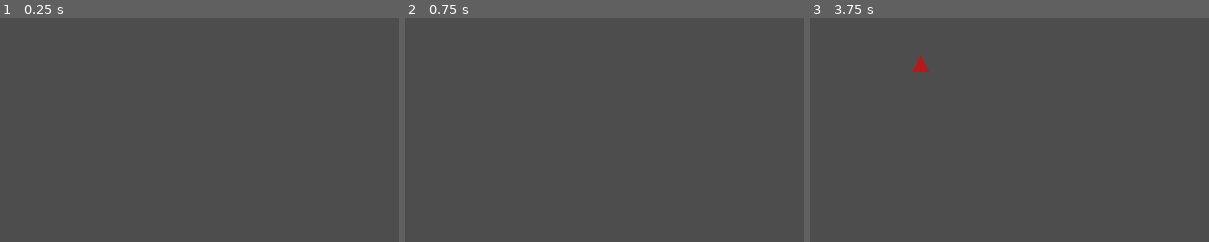
Above: before the commit, frames 1-3 (left to right).
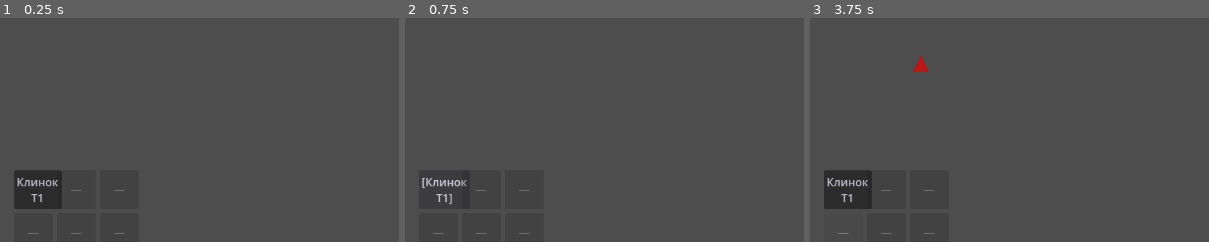
Above: after the commit, the same moments.

Repository: leblab000-max/ashbound
Game: Godot game, scene res://scenes/Main.tscn
The game is run twice, just before and just after one commit, with the same random seed, the same clock (stepped at 60 frames per second) and the same inputs.
Inputs (mouse positions are % of the whole screen's width and height, from its top left):
- Up to frame 1 (0.25 s): no input
- Up to frame 2 (0.75 s): click (5, 83) at 0.5 s, where only the run after the commit has a clickable "Клинок T1"
- Up to frame 3 (3.75 s): click (5, 83) at 1.25 s, where only the run after the commit has a clickable "[Клинок T1]"; click (10, 83) at 2 s, where only the run after the commit has a clickable "—"; click (15, 83) at 2.75 s, where only the run after the commit has a clickable "—"; click (4, 93) at 3.5 s, where only the run after the commit has a clickable "—"
The pictures show only the part of the screen within x 0-50%, y 45-95%; the shares and areas given below are measured in that part.

The runs differ from the first frame. In frame 1, 2.0% of the frame differs, in the area x 3-32%, y 67-97%; in frame 2, 0.3%; in frame 3, 2.0%.

Commit message:
Phase 2: weapon inventory, drops, click-swap merge

Diff:
--- a/scenes/Main.tscn
+++ b/scenes/Main.tscn
@@ -1,8 +1,9 @@
-[gd_scene load_steps=4 format=3]
+[gd_scene load_steps=5 format=3]
 
 [ext_resource type="Script" path="res://scripts/Main.gd" id="1"]
 [ext_resource type="PackedScene" path="res://scenes/Player.tscn" id="2"]
 [ext_resource type="PackedScene" path="res://scenes/EnemySpawner.tscn" id="3"]
+[ext_resource type="Script" path="res://scripts/InventoryUI.gd" id="4"]
 
 [node name="Main" type="Node2D"]
 script = ExtResource("1")
@@ -21,3 +22,14 @@
 max_value = 100.0
 value = 100.0
 show_percentage = false
+
+[node name="Inventory" type="Control" parent="HUD"]
+anchor_left = 0.0
+anchor_top = 1.0
+anchor_right = 0.0
+anchor_bottom = 1.0
+offset_left = 20.0
+offset_top = -138.0
+offset_right = 200.0
+offset_bottom = -20.0
+script = ExtResource("4")
--- /dev/null
+++ b/scenes/WeaponPickup.tscn
@@ -0,0 +1,17 @@
+[gd_scene load_steps=3 format=3]
+
+[ext_resource type="Script" path="res://scripts/WeaponPickup.gd" id="1"]
+
+[sub_resource type="CircleShape2D" id="1"]
+radius = 9.0
+
+[node name="WeaponPickup" type="Area2D"]
+script = ExtResource("1")
+
+[node name="Visual" type="Polygon2D" parent="."]
+polygon = PackedVector2Array(0, -9, 9, 0, 0, 9, -9, 0)
+
+[node name="CollisionShape2D" type="CollisionShape2D" parent="."]
+shape = SubResource("1")
+
+[connection signal="body_entered" from="." to="." method="_on_body_entered"]
--- a/scripts/Enemy.gd
+++ b/scripts/Enemy.gd
@@ -1,13 +1,17 @@
 extends CharacterBody2D
 
 ## Враг: идёт напрямую к игроку, при контакте наносит урон раз в contact_interval
-## секунд, умирает когда health опускается до нуля (урон наносит Bullet.gd).
+## секунд. При смерти с шансом drop_chance роняет предмет оружия для мерджа.
 
 @export var speed: float = 90.0
 @export var max_health: int = 30
 @export var contact_damage: int = 8
 @export var contact_interval: float = 1.0
 @export var contact_distance: float = 26.0
+@export var drop_chance: float = 0.5
+
+const WEAPON_PICKUP_SCENE := preload("res://scenes/WeaponPickup.tscn")
+const WeaponDB := preload("res://scripts/WeaponDB.gd")
 
 var health: int
 var _player: Node2D = null
@@ -39,4 +43,14 @@
 func take_damage(amount: int) -> void:
 	health -= amount
 	if health <= 0:
+		_drop_weapon()
 		queue_free()
+
+
+func _drop_weapon() -> void:
+	if randf() > drop_chance:
+		return
+	var pickup := WEAPON_PICKUP_SCENE.instantiate()
+	pickup.setup(WeaponDB.random_id())
+	get_tree().current_scene.add_child(pickup)
+	pickup.global_position = global_position
--- /dev/null
+++ b/scripts/InventoryUI.gd
@@ -0,0 +1,67 @@
+extends Control
+
+## Сетка инвентаря внизу слева. Клик-swap вместо мышиного drag&drop:
+## кликаешь по предмету (выделяется), кликаешь по второму слоту —
+## если оружие и тир совпадают, они сливаются в следующий тир,
+## иначе просто меняются местами. Клик по тому же слоту — снять выделение.
+
+const SLOT_SIZE := Vector2(56, 56)
+const SLOT_GAP := 6.0
+const COLUMNS := 3
+const WeaponDB := preload("res://scripts/WeaponDB.gd")
+
+var _player: Node = null
+var _slots: Array = []  # Button-узлы
+var _selected: int = -1
+
+
+func _ready() -> void:
+	_player = get_tree().get_first_node_in_group("player")
+	_build_slots()
+	if _player:
+		_player.inventory_changed.connect(_refresh)
+		_refresh()
+
+
+func _build_slots() -> void:
+	var count: int = _player.INVENTORY_SIZE if _player else 6
+	for i in count:
+		var btn := Button.new()
+		btn.custom_minimum_size = SLOT_SIZE
+		var col := i % COLUMNS
+		@warning_ignore("integer_division")
+		var row := i / COLUMNS
+		btn.position = Vector2(col * (SLOT_SIZE.x + SLOT_GAP), row * (SLOT_SIZE.y + SLOT_GAP))
+		btn.pressed.connect(_on_slot_pressed.bind(i))
+		add_child(btn)
+		_slots.append(btn)
+
+
+func _refresh() -> void:
+	if _player == null:
+		return
+	for i in _slots.size():
+		var item = _player.inventory[i]
+		var btn: Button = _slots[i]
+		var label: String
+		if item == null:
+			label = "—"
+			btn.modulate = Color(1, 1, 1, 0.35)
+		else:
+			label = "%s\nT%d" % [WeaponDB.weapon_name(item["id"]), item["tier"]]
+			btn.modulate = WeaponDB.weapon_color(item["id"])
+		if i == _selected:
+			label = "[%s]" % label
+		btn.text = label
+
+
+func _on_slot_pressed(i: int) -> void:
+	if _selected == -1:
+		if _player.inventory[i] != null:
+			_selected = i
+	elif _selected == i:
+		_selected = -1
+	else:
+		_player.try_merge_or_move(_selected, i)
+		_selected = -1
+	_refresh()
--- a/scripts/Player.gd
+++ b/scripts/Player.gd
@@ -1,27 +1,38 @@
 extends CharacterBody2D
 
-## Игрок: движение в 8 направлений (WASD или стрелки) + авто-атака ближайшего врага.
-## Ничего не нужно нажимать для атаки — оружие само целится и стреляет по таймеру.
+## Игрок: движение в 8 направлений (WASD или стрелки) + инвентарь оружия.
+## Каждый предмет в инвентаре — отдельное авто-стреляющее оружие ("слот").
+## Слияние (merge) двух одинаковых предметов происходит через InventoryUI (клик-swap).
 
 @export var speed: float = 220.0
 @export var max_health: int = 100
-@export var attack_interval: float = 0.6  # как часто атакуем, сек
-@export var attack_damage: int = 10
-@export var attack_range: float = 260.0
+
+const INVENTORY_SIZE := 6
 
 var health: int
-var _attack_timer: float = 0.0
+var inventory: Array = []       # каждый элемент: null ИЛИ {"id": String, "tier": int}
+var _slot_timers: Array = []    # таймер до следующего выстрела, параллельно inventory
 
 signal health_changed(current: int, max_hp: int)
+signal inventory_changed
 signal died
 
 const BULLET_SCENE := preload("res://scenes/Bullet.tscn")
+const WeaponDB := preload("res://scripts/WeaponDB.gd")
 
 
 func _ready() -> void:
 	health = max_health
 	add_to_group("player")
 	health_changed.emit(health, max_health)
+
+	inventory.resize(INVENTORY_SIZE)
+	_slot_timers.resize(INVENTORY_SIZE)
+	for i in INVENTORY_SIZE:
+		inventory[i] = null
+		_slot_timers[i] = 0.0
+
+	add_weapon("blade")  # стартовое оружие
 
 
 func _physics_process(delta: float) -> void:
@@ -51,20 +62,25 @@
 
 
 func _handle_auto_attack(delta: float) -> void:
-	_attack_timer -= delta
-	if _attack_timer > 0.0:
-		return
-	var target := _find_nearest_enemy()
-	if target == null:
-		return
-	_attack_timer = attack_interval
-	_fire_at(target)
+	for i in inventory.size():
+		var item = inventory[i]
+		if item == null:
+			continue
+		_slot_timers[i] -= delta
+		if _slot_timers[i] > 0.0:
+			continue
+		var wrange: float = WeaponDB.weapon_range(item["id"], item["tier"])
+		var target := _find_nearest_enemy(wrange)
+		if target == null:
+			continue
+		_slot_timers[i] = WeaponDB.weapon_interval(item["id"], item["tier"])
+		_fire_at(target, WeaponDB.weapon_damage(item["id"], item["tier"]))
 
 
-func _find_nearest_enemy() -> Node2D:
+func _find_nearest_enemy(max_range: float) -> Node2D:
 	var enemies := get_tree().get_nodes_in_group("enemies")
 	var nearest: Node2D = null
-	var nearest_dist := attack_range
+	var nearest_dist := max_range
 	for enemy in enemies:
 		if not is_instance_valid(enemy):
 			continue
@@ -75,11 +91,11 @@
 	return nearest
 
 
-func _fire_at(target: Node2D) -> void:
+func _fire_at(target: Node2D, damage: float) -> void:
 	var bullet := BULLET_SCENE.instantiate()
 	get_tree().current_scene.add_child(bullet)
 	bullet.global_position = global_position
-	bullet.setup(target.global_position - global_position, attack_damage)
+	bullet.setup(target.global_position - global_position, int(round(damage)))
 
 
 func take_damage(amount: int) -> void:
@@ -88,3 +104,43 @@
 	if health <= 0:
 		died.emit()
 		queue_free()
+
+
+## Добавляет оружие в первый свободный слот. Возвращает false, если инвентарь полон.
+func add_weapon(id: String) -> bool:
+	for i in INVENTORY_SIZE:
+		if inventory[i] == null:
+			inventory[i] = {"id": id, "tier": 1}
+			_slot_timers[i] = 0.0
+			inventory_changed.emit()
+			return true
+	return false
+
+
+## Клик-swap: игрок выбрал слот from, потом слот to (см. InventoryUI.gd).
+## Если оружие одинаковое и тир совпадает — сливаем в тир+1. Иначе — просто меняем местами.
+func try_merge_or_move(from: int, to: int) -> void:
+	if from == to:
+		return
+	var a = inventory[from]
+	var b = inventory[to]
+	if a == null:
+		return
+
+	if b == null:
+		inventory[to] = a
+		inventory[from] = null
+		_slot_timers[to] = _slot_timers[from]
+		_slot_timers[from] = 0.0
+	elif b["id"] == a["id"] and b["tier"] == a["tier"] and b["tier"] < WeaponDB.MAX_TIER:
+		inventory[to] = {"id": b["id"], "tier": b["tier"] + 1}
+		inventory[from] = null
+		_slot_timers[from] = 0.0
+	else:
+		inventory[from] = b
+		inventory[to] = a
+		var t = _slot_timers[from]
+		_slot_timers[from] = _slot_timers[to]
+		_slot_timers[to] = t
+
+	inventory_changed.emit()
--- /dev/null
+++ b/scripts/WeaponDB.gd
@@ -0,0 +1,45 @@
+extends RefCounted
+class_name WeaponDB
+
+## Общий справочник оружия: базовые характеристики + как они растут с тиром.
+## Пока 3 вида для проверки механики, остальные добавим в Фазе 5 (контент-пасс).
+##
+## Названия функций начинаются с "weapon_", чтобы не пересекаться со
+## встроенными методами движка (например, Object уже имеет get_name()).
+
+const MAX_TIER := 3
+
+const WEAPONS := {
+	"blade": {"name": "Клинок", "color": Color(0.85, 0.85, 0.92), "base_damage": 8.0, "base_interval": 0.4, "base_range": 140.0},
+	"wand":  {"name": "Посох",  "color": Color(0.42, 0.68, 1.0),  "base_damage": 14.0, "base_interval": 0.9, "base_range": 260.0},
+	"axe":   {"name": "Топор",  "color": Color(1.0, 0.5, 0.2),    "base_damage": 22.0, "base_interval": 1.3, "base_range": 90.0},
+}
+
+const TIER_DAMAGE_MULT := 1.7
+const TIER_INTERVAL_MULT := 0.82
+const TIER_RANGE_MULT := 0.15
+
+
+static func weapon_damage(id: String, tier: int) -> float:
+	return WEAPONS[id]["base_damage"] * pow(TIER_DAMAGE_MULT, tier - 1)
+
+
+static func weapon_interval(id: String, tier: int) -> float:
+	return WEAPONS[id]["base_interval"] * pow(TIER_INTERVAL_MULT, tier - 1)
+
+
+static func weapon_range(id: String, tier: int) -> float:
+	return WEAPONS[id]["base_range"] * (1.0 + TIER_RANGE_MULT * (tier - 1))
+
+
+static func weapon_color(id: String) -> Color:
+	return WEAPONS[id]["color"]
+
+
+static func weapon_name(id: String) -> String:
+	return WEAPONS[id]["name"]
+
+
+static func random_id() -> String:
+	var keys := WEAPONS.keys()
+	return keys[randi() % keys.size()]
--- /dev/null
+++ b/scripts/WeaponPickup.gd
@@ -0,0 +1,23 @@
+extends Area2D
+
+## Предмет оружия на земле. Игрок подбирает касанием — уходит в первый
+## свободный слот инвентаря (Player.add_weapon). Если инвентарь полон,
+## предмет остаётся лежать (просто попробует ещё раз при следующем касании).
+
+const WeaponDB := preload("res://scripts/WeaponDB.gd")
+
+var weapon_id: String = "blade"
+
+
+func setup(id: String) -> void:
+	weapon_id = id
+
+
+func _ready() -> void:
+	$Visual.color = WeaponDB.weapon_color(weapon_id)
+
+
+func _on_body_entered(body: Node2D) -> void:
+	if body.is_in_group("player") and body.has_method("add_weapon"):
+		if body.add_weapon(weapon_id):
+			queue_free()
Not shown, added: scripts/InventoryUI.gd.uid
Not shown, added: scripts/WeaponDB.gd.uid
Not shown, added: scripts/WeaponPickup.gd.uid
